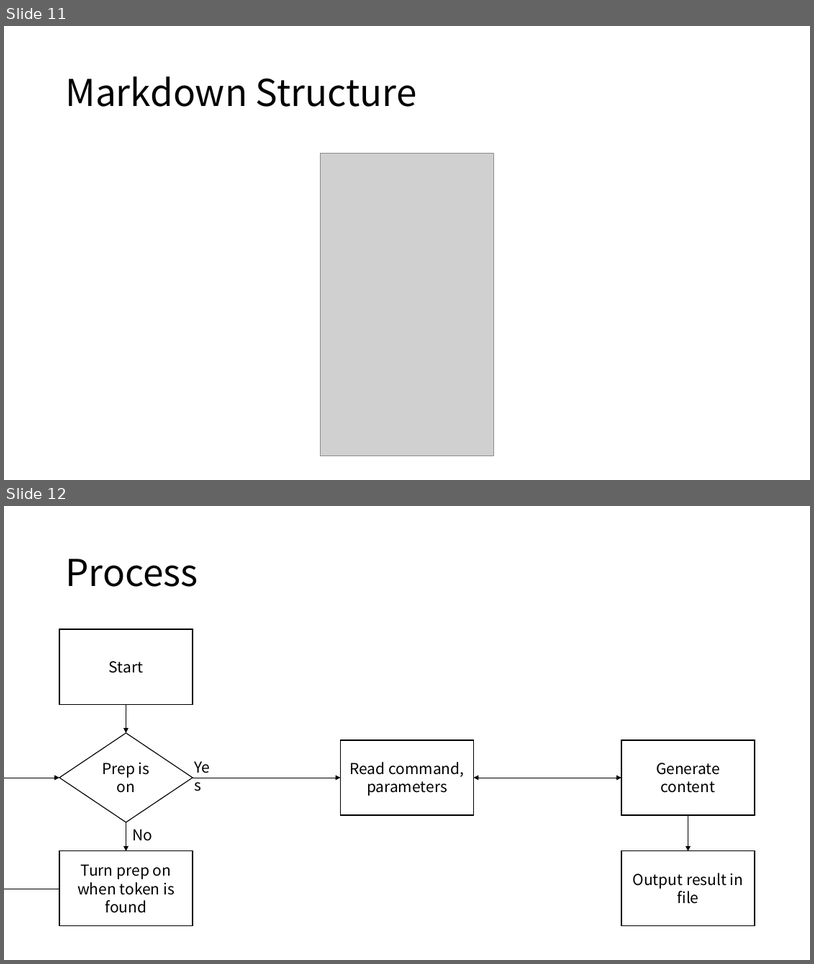
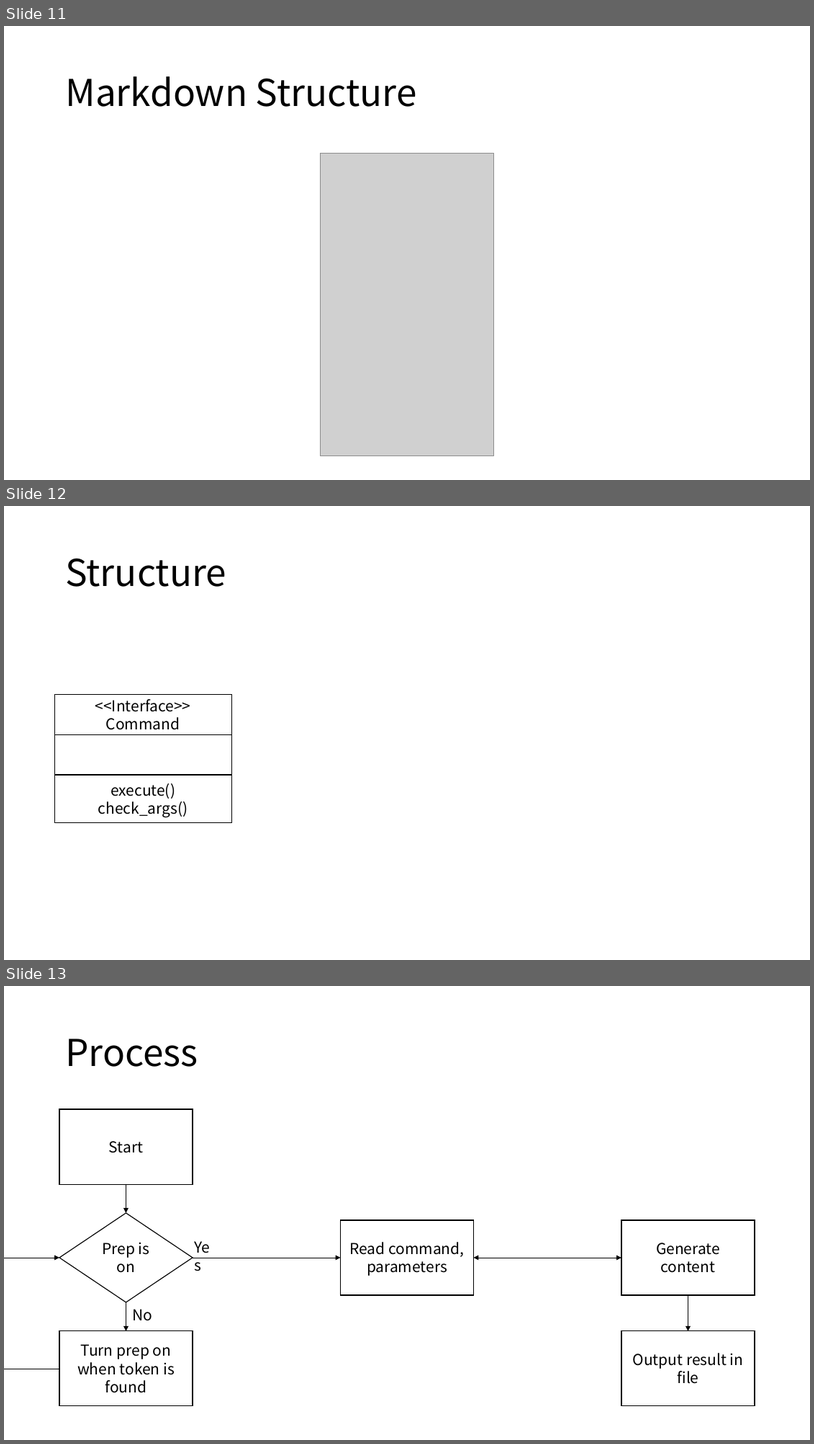
Before and after one commit to hatchling13/rmdprep, a slide deck: layout.pptx. Shown one above the other, each under a label of ours: slides 11 and 12 before the commit, slides 11, 12 and 13 after it. The pictures are 814x964 and 814x1444 pixels, drawn with LibreOffice and Linux fonts; fonts in the diff are those of the drawing; grey boxes stand for pictures. Boxes give left, top, right and bottom in pixels: in the first picture for what was removed or moved away, otherwise in the second. Text is boxed around its words. In the diff, an @@ line names an element or a change of style, - is before the commit and + after.

```diff
--- a/layout.pptx
+++ b/layout.pptx
@@ slide 12 added at (4,506,810,960), background #FFFFFF @@
@@ title added at (65,558,226,587), 44 pt, text #000000 @@
+Structure
@@ rectangle added at (55,694,232,734), outline #000000 1 pt, 18 pt, text #000000 @@
+<<Interface>>
+Command
@@ rectangle added at (55,735,232,775), outline #000000 1 pt @@
@@ rectangle added at (55,775,232,823), outline #000000 1 pt, 18 pt, text #000000 @@
+execute()
+check_args()
@@ what was slide 12 is now slide 13 @@
```
Also in this commit, not shown: 2 other files.
